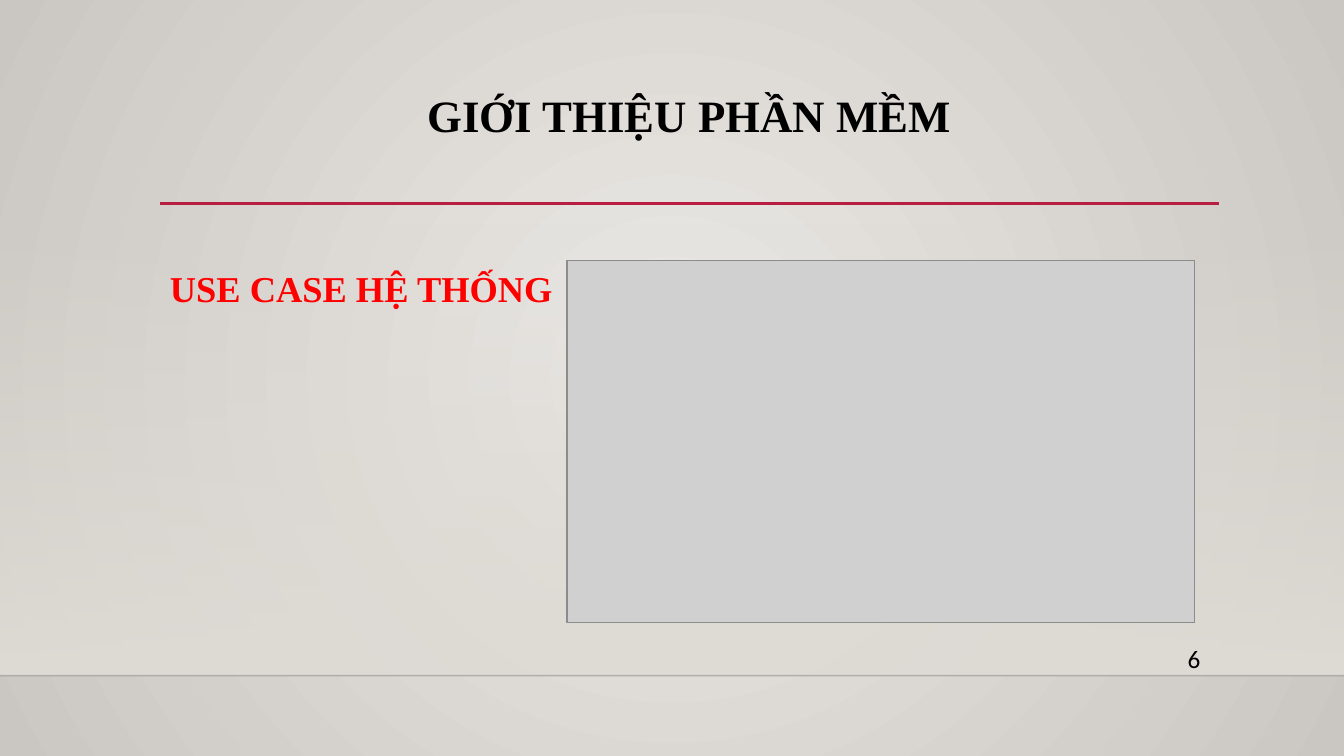
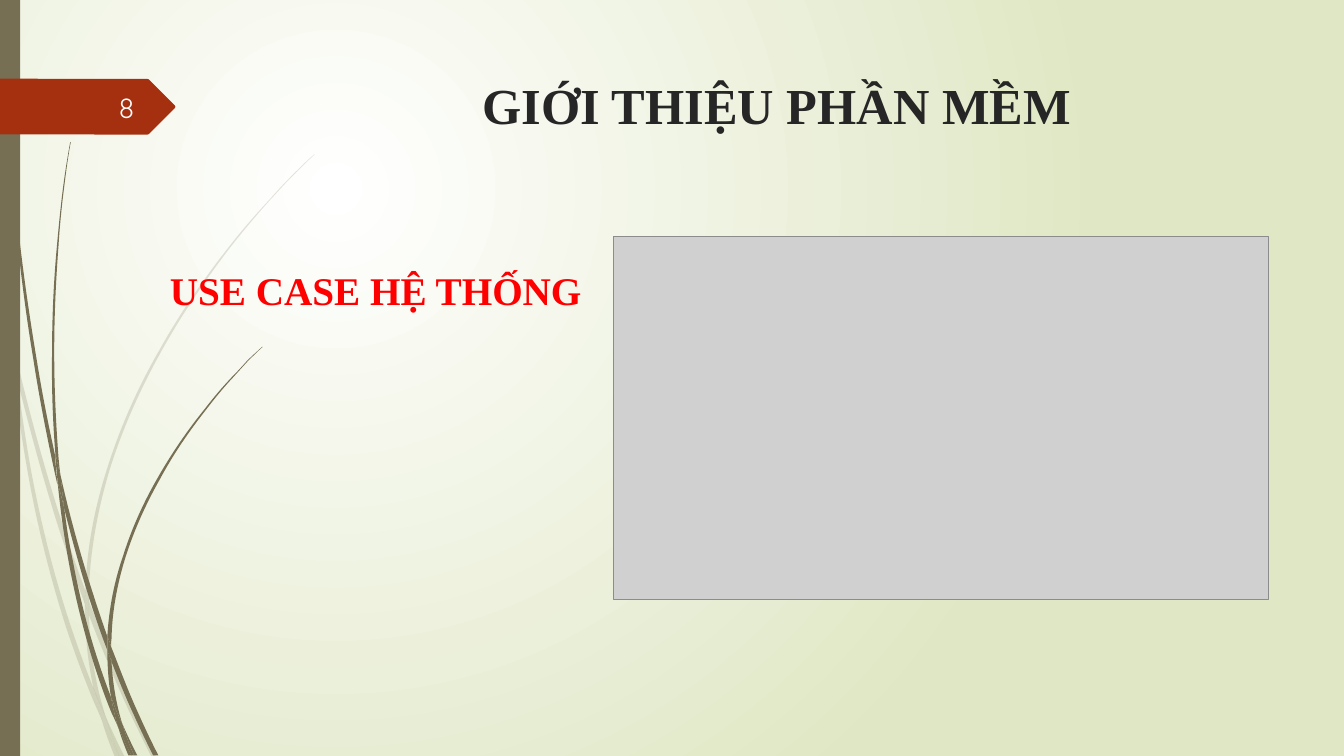
Before and after one commit to thecuong/timquanan, a slide deck: slide 8 of SlideThuyetTrinh.pptx (slide 7 before the commit). Drawn at 1344x756 pixels with LibreOffice and Linux fonts; fonts in the diff are those of the drawing; grey boxes stand for pictures; background and template pictures are left out. Boxes give left, top, right and bottom in pixels: in the first picture for what was removed or moved away, otherwise in the second. Text is boxed around its words. In the diff, an @@ line names an element or a change of style, - is before the commit and + after.

```diff
--- a/SlideThuyetTrinh.pptx
+++ b/SlideThuyetTrinh.pptx
@@ background gradient #ECEAE7 to #CAC7C1 to gradient #FFFFFF to #DFE8C4 @@
@@ rectangle added at [0,0,20,756], fill #766F54 @@
@@ freeform shape added at [0,79,175,134], fill #A53010 @@
@@ title "GIỚI THIỆU PHẦN MỀM": place and size @@
-title "GIỚI THIỆU PHẦN MỀM" at [427,98,950,141]
+title "GIỚI THIỆU PHẦN MỀM" at [483,84,1071,134]
@@ title "GIỚI THIỆU PHẦN MỀM" at [483,84,1071,134]: size 32 to 36 pt, text colour #000000 to #262626; line spacing 0.9 to 1 @@
@@ page number added at [119,98,135,119], 20 pt, text #FEFFFF @@
+8
@@ line removed from (160, 204) to (1220, 204) @@
@@ rectangle removed at [0,223,1344,676] @@
@@ picture: place and size @@
-picture at [568,261,1195,623]
+picture at [614,236,1269,599]
@@ text "USE CASE HỆ THỐNG" at [170,274,582,312]: size 26 to 28 pt @@
@@ text removed at [1188,651,1201,668] @@
-6
@@ line removed from (0, 676) to (1344, 676) @@
@@ group added at [0,154,315,756]: 10 freeform shapes @@
@@ group added at [3,0,262,756]: 12 freeform shapes @@
```
Also in this commit, not shown: 12 other slides changed, 3 slides added, 1 slide removed, 2 other files.
